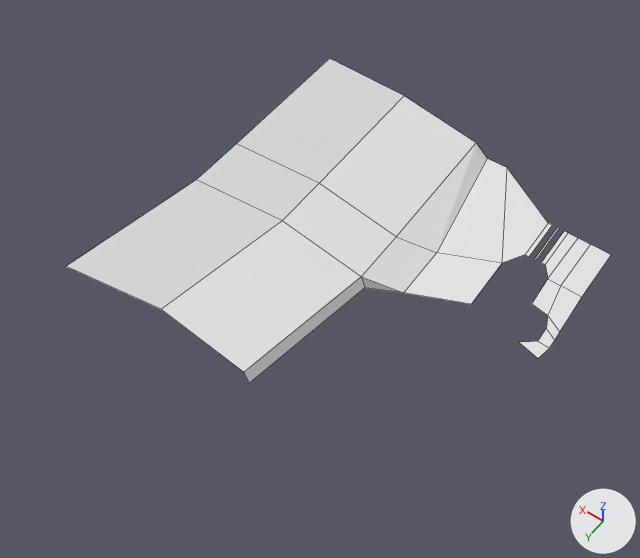
One commit to the Blender file game/scenes/Decorative/tree_area.blend: the scene before it, then after it.
Both versions are drawn from a camera (50 mm lens) standing at (-122.0, 399.0, 552.0) and looking at (125.0, 53.0, 10.0). Arrows for +X, +Y and +Z are at lower right; the lights stay in place. Mesh edges are drawn as thin lines.

Script lines for the objects in view, before the commit:
```python
me_plane = bpy.data.meshes.new('Plane')
me_plane.from_pydata(...)  # 47 vertices, 24 faces; spans x -48.0..260.0, y -148.0..179.0, z 0.0..54.0
ob_plane = bpy.data.objects.new('Plane', me_plane)
ob_plane.location = (0.0, 0.0, 0.0)
```
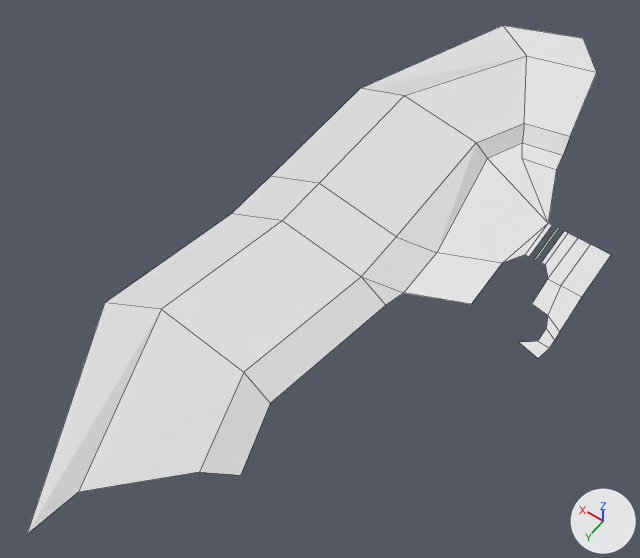
Pixel boxes [x1, y1, x2, y2] of what changed, in the pictures (640 x 558 px):
'Plane', reshaped (7% wider, 56% taller)
    before: [66, 58, 611, 383]
    after: [27, 25, 611, 534]
part 1 of me_plane, built on
    before: [66, 58, 548, 383]
    after: [27, 25, 597, 534]

The edits, one by one:
me_plane is used by ob_plane; location (0.0, 0.0, 0.0).
me_plane had 47 vertices, 24 faces and spanned x -48.0..260.0, y -148.0..179.0, z 0.0..54.0.
me_plane now has 60 vertices, 36 faces and spans x -48.0..227.0, y -306.0..332.0, z 0.0..36.0.
Part 1, on me_plane:
4 vertices are removed from x 68.0..260.0, y -148.0..179.0, z 0.0..54.0.
5 faces are deleted.
3 vertices move from x 95.0..240.0, y 8.0..58.0, z 0.0..54.0 to x 73.0..207.0, y 8.0..58.0, z 0.0..36.0.
17 vertices are added at x 31.0..227.0, y -306.0..332.0, z 0.0..36.0.
17 new faces join them.
